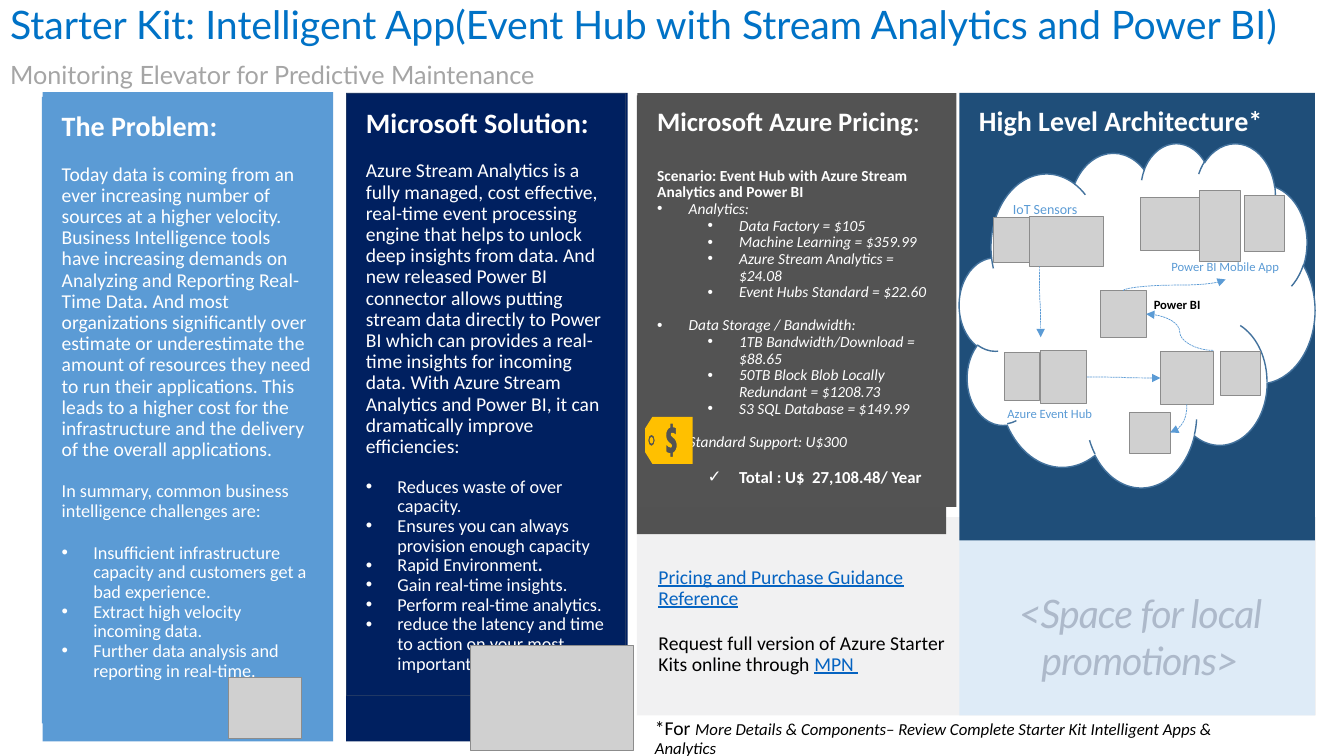
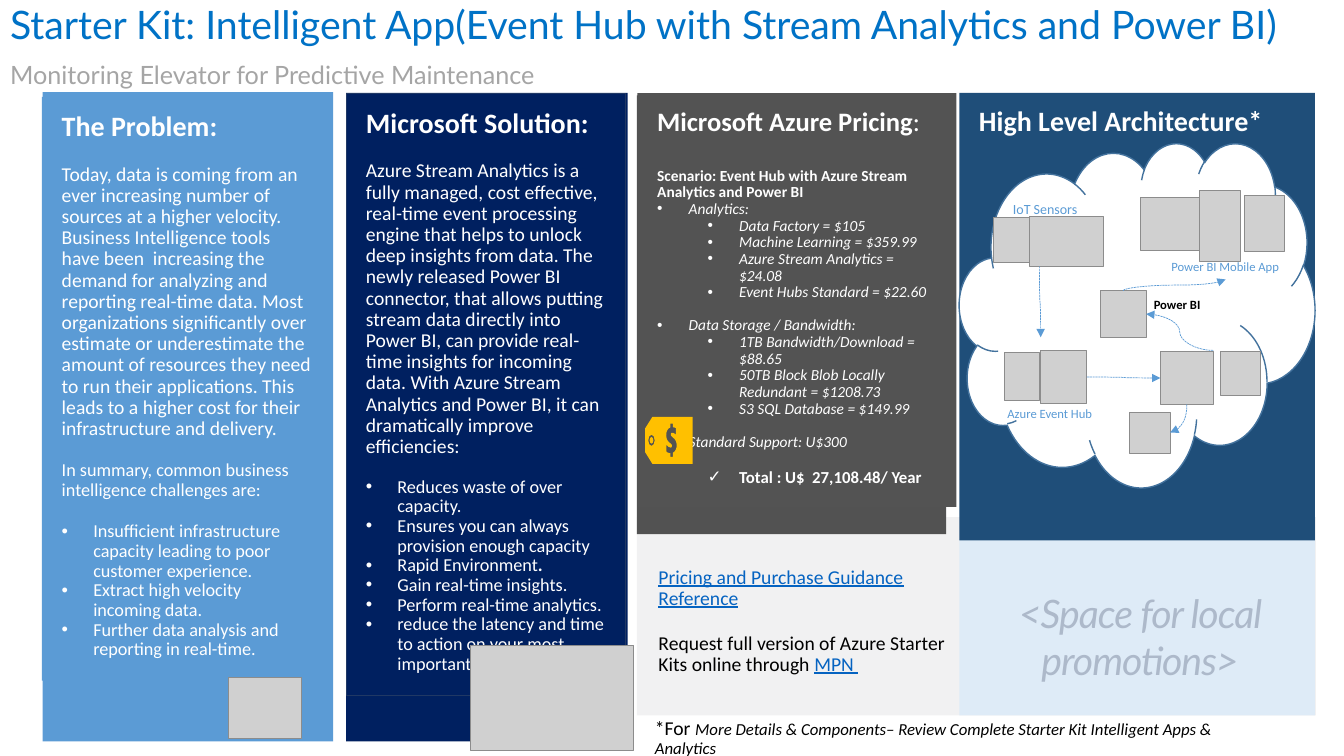
Before and after one commit to kulado/azure-starterkits, a slide deck: slide 3 of Content/Starter Kit - Intelligent Apps & Analytics/0 - Starter Kit - Intelligent Apps & Analytics.pptx. Drawn at 1344x756 pixels with LibreOffice and Linux fonts; fonts in the diff are those of the drawing; grey boxes stand for pictures. Boxes give left, top, right and bottom in pixels: in the first picture for what was removed or moved away, otherwise in the second. Text is boxed around its words. In the diff, an @@ line names an element or a change of style, - is before the commit and + after.

```diff
--- a/Content/Starter Kit - Intelligent Apps & Analytics/0 - Starter Kit - Intelligent Apps & Analytics.pptx
+++ b/Content/Starter Kit - Intelligent Apps & Analytics/0 - Starter Kit - Intelligent Apps & Analytics.pptx
@@ rectangle "The Problem:" resized from (x1=42, y1=97, x2=333, y2=724) to (x1=42, y1=97, x2=333, y2=681) @@
@@ text in rectangle at (x1=62, y1=167, x2=311, y2=438): text changed @@
-Today data is coming from an ever increasing number of sources at a higher velocity. Business Intelligence tools have increasing demands on Analyzing and Reporting Real-Time Data. And most organizations significantly over estimate or underestimate the amount of resources they need to run their applications. This leads to a higher cost for the infrastructure and the delivery of the overall applications.
+Today, data is coming from an ever increasing number of sources at a higher velocity. Business Intelligence tools have been increasing the demand for analyzing and reporting real-time data. Most organizations significantly over estimate or underestimate the amount of resources they need to run their applications. This leads to a higher cost for their infrastructure and delivery.
@@ text in rectangle at (x1=366, y1=163, x2=603, y2=453): text changed @@
-Azure Stream Analytics is a fully managed, cost effective, real-time event processing engine that helps to unlock deep insights from data. And new released Power BI connector allows putting stream data directly to Power BI which can provides a real-time insights for incoming data. With Azure Stream Analytics and Power BI, it can dramatically improve efficiencies:
+Azure Stream Analytics is a fully managed, cost effective, real-time event processing engine that helps to unlock deep insights from data. The newly released Power BI connector, that allows putting stream data directly into Power BI, can provide real-time insights for incoming data. With Azure Stream Analytics and Power BI, it can dramatically improve efficiencies:
@@ text in rectangle at (x1=93, y1=524, x2=280, y2=580): text changed @@
-• Insufficient infrastructure capacity and customers get a bad experience.
+• Insufficient infrastructure capacity leading to poor customer experience.
```
Also in this commit, not shown: 2 other slides changed, 2 other files.
